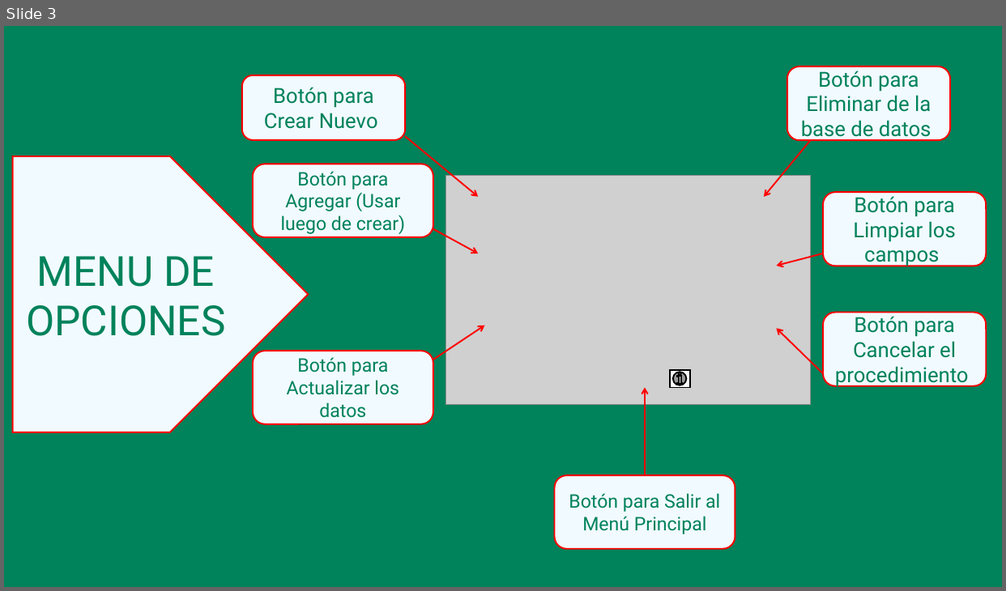
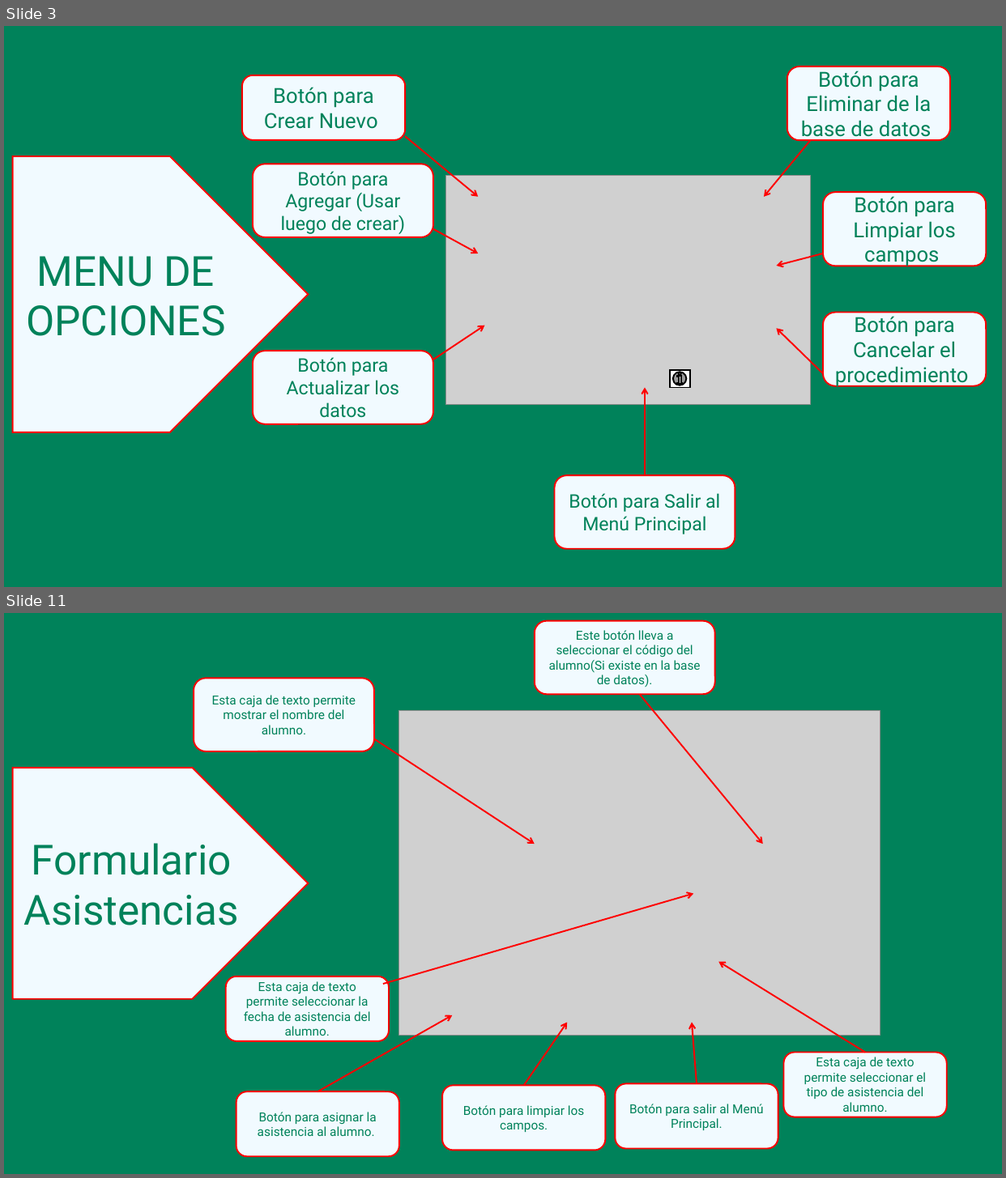
Before and after one commit to SamuelMedina07/ProyectoColegioSala1, a slide deck: ManualUsuario.pptx. Shown one above the other, each under a label of ours: slide 3 before the commit, slides 3 and 11 after it; the slides between them are not shown. The pictures are 1006x591 and 1006x1178 pixels, drawn with LibreOffice and Linux fonts; fonts in the diff are those of the drawing; grey boxes stand for pictures. Boxes give left, top, right and bottom in pixels: in the first picture for what was removed or moved away, otherwise in the second. Text is boxed around its words. In the diff, an @@ line names an element or a change of style, - is before the commit and + after.

```diff
--- a/ManualUsuario.pptx
+++ b/ManualUsuario.pptx
@@ slide 11 added at bbox=[4, 613, 1002, 1174], background #00825A @@
@@ rounded rectangle added at bbox=[535, 620, 715, 694], fill #F1FAFF, outline #FF0000 1.5 pt, 12 pt, text #00825A @@
+Este botón lleva a seleccionar el código del alumno(Si existe en la base de datos).
@@ rounded rectangle added at bbox=[194, 678, 374, 752], fill #F1FAFF, outline #FF0000 1.5 pt, 12 pt, text #00825A @@
+Esta caja de texto permite mostrar el nombre del alumno.
@@ arrow added from (640, 695) to (763, 845), #FF0000 1.5 pt @@
@@ picture added at bbox=[399, 711, 880, 1036] @@
@@ arrow added from (374, 739) to (535, 845), #FF0000 1.5 pt @@
@@ pentagon arrow added at bbox=[12, 768, 308, 999], fill #F1FAFF, outline #FF0000 1.5 pt, 40 pt, text #00825A @@
+Formulario Asistencias
@@ arrow added from (383, 984) to (693, 894), #FF0000 1.5 pt @@
@@ rounded rectangle added at bbox=[226, 977, 389, 1042], fill #F1FAFF, outline #FF0000 1.5 pt, 12 pt, text #00825A @@
+Esta caja de texto permite seleccionar la fecha de asistencia del alumno.
@@ arrow added from (866, 1053) to (719, 962), #FF0000 1.5 pt @@
@@ arrow added from (317, 1093) to (453, 1016), #FF0000 1.5 pt @@
@@ arrow added from (524, 1085) to (567, 1023), #FF0000 1.5 pt @@
@@ arrow added from (697, 1084) to (692, 1023), #FF0000 1.5 pt @@
@@ rounded rectangle added at bbox=[784, 1053, 948, 1118], fill #F1FAFF, outline #FF0000 1.5 pt, 12 pt, text #00825A @@
+Esta caja de texto permite seleccionar el tipo de asistencia del alumno.
@@ rounded rectangle added at bbox=[236, 1093, 399, 1157], fill #F1FAFF, outline #FF0000 1.5 pt, 12 pt, text #00825A @@
+Botón para asignar la asistencia al alumno.
@@ rounded rectangle added at bbox=[443, 1085, 606, 1151], fill #F1FAFF, outline #FF0000 1.5 pt, 12 pt, text #00825A @@
+Botón para limpiar los campos.
@@ rounded rectangle added at bbox=[615, 1084, 778, 1149], fill #F1FAFF, outline #FF0000 1.5 pt, 12 pt, text #00825A @@
+Botón para salir al Menú Principal.
```
Also in this commit, not shown: 1 slide changed, 8 other slides added.
